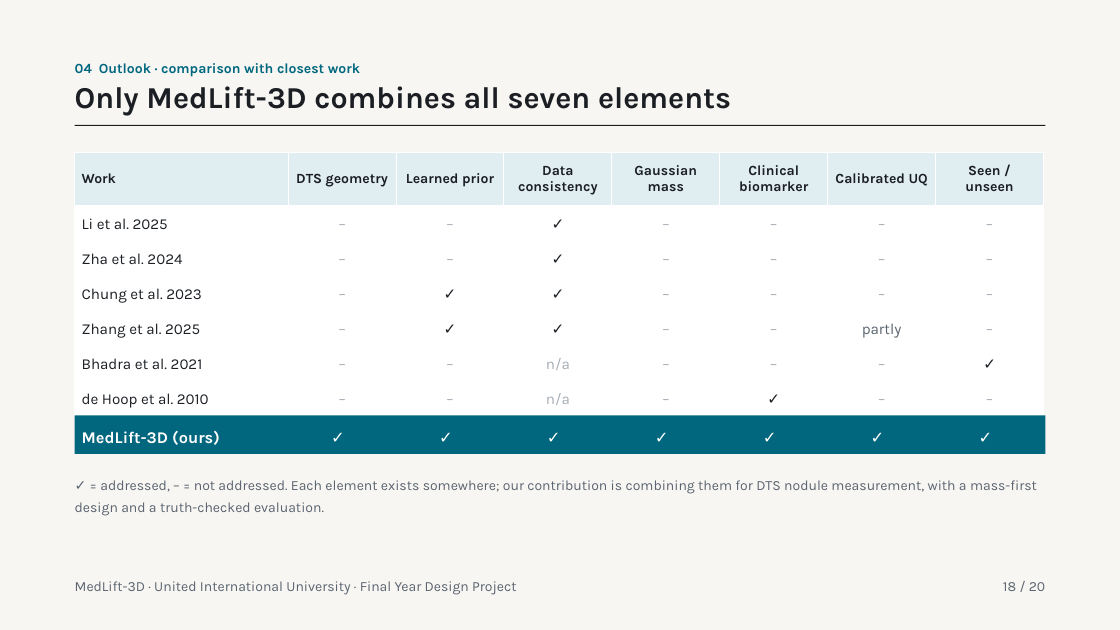
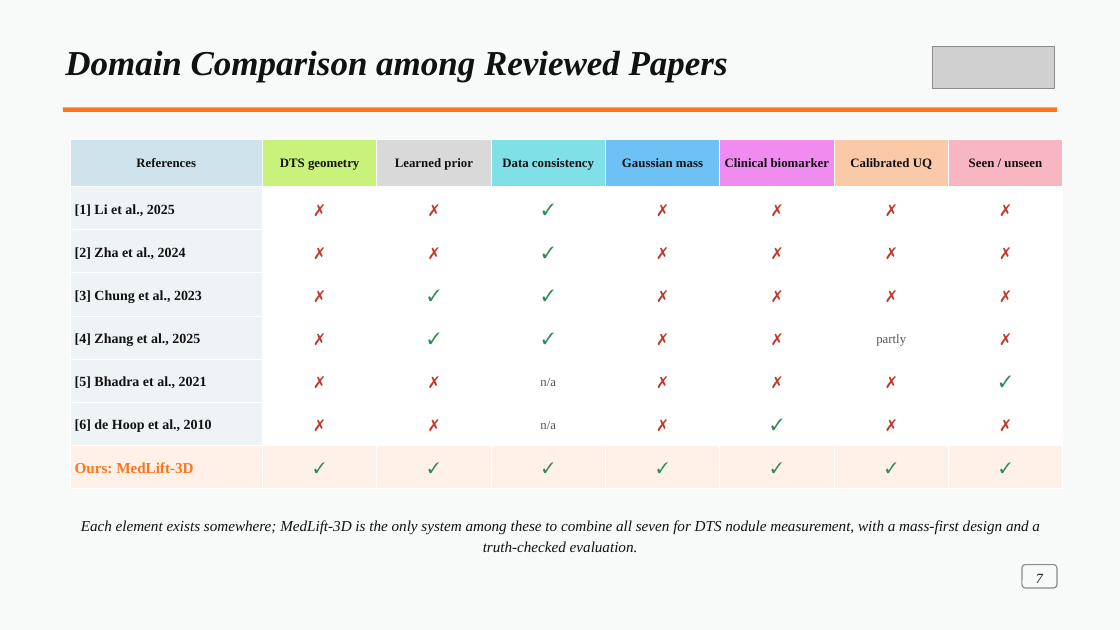
Before and after one commit to tcsquanta/medlift3d, a slide deck: slide 11 of report/MedLift3D_Defense.pptx (slide 18 before the commit). Drawn at 1120x630 pixels with LibreOffice and Linux fonts; fonts in the diff are those of the drawing; grey boxes stand for pictures. Boxes give left, top, right and bottom in pixels: in the first picture for what was removed or moved away, otherwise in the second. Text is boxed around its words. In the diff, an @@ line names an element or a change of style, - is before the commit and + after.

```diff
--- a/report/MedLift3D_Defense.pptx
+++ b/report/MedLift3D_Defense.pptx
@@ background #F7F6F2 to #F8F9F9 @@
@@ text added at (x1=65, y1=50, x2=728, y2=82), 30 pt, text #111111, bold, italic @@
+Domain Comparison among Reviewed Papers
@@ picture added at (x1=933, y1=46, x2=1055, y2=88) @@
@@ text removed at (x1=75, y1=63, x2=360, y2=77) @@
-04 Outlook · comparison with closest work
@@ text removed at (x1=75, y1=86, x2=731, y2=116) @@
-Only MedLift-3D combines all seven elements
@@ rectangle resized from (x1=75, y1=125, x2=1046, y2=126) to (x1=63, y1=108, x2=1057, y2=113) @@
@@ rectangle at (x1=63, y1=108, x2=1057, y2=113): fill #1B1F24 to #FF751F @@
@@ table at (x1=70, y1=140, x2=1062, y2=489) @@
-row 1: Work | DTS geometry | Learned prior | Data consistency | Gaussian mass | Clinical biomarker | Calibrated UQ | Seen / unseen
-row 2: Li et al. 2025 | – | – | ✓ | – | – | – | –
-row 3: Zha et al. 2024 | – | – | ✓ | – | – | – | –
-row 4: Chung et al. 2023 | – | ✓ | ✓ | – | – | – | –
-row 5: Zhang et al. 2025 | – | ✓ | ✓ | – | – | partly | –
-row 6: Bhadra et al. 2021 | – | – | n/a | – | – | – | ✓
-row 7: de Hoop et al. 2010 | – | – | n/a | – | ✓ | – | –
+row 1: References | DTS geometry | Learned prior | Data consistency | Gaussian mass | Clinical biomarker | Calibrated UQ | Seen / unseen
+row 2: [1] Li et al., 2025 | ✗ | ✗ | ✓ | ✗ | ✗ | ✗ | ✗
+row 3: [2] Zha et al., 2024 | ✗ | ✗ | ✓ | ✗ | ✗ | ✗ | ✗
+row 4: [3] Chung et al., 2023 | ✗ | ✓ | ✓ | ✗ | ✗ | ✗ | ✗
+row 5: [4] Zhang et al., 2025 | ✗ | ✓ | ✓ | ✗ | ✗ | partly | ✗
+row 6: [5] Bhadra et al., 2021 | ✗ | ✗ | n/a | ✗ | ✗ | ✗ | ✓
+row 7: [6] de Hoop et al., 2010 | ✗ | ✗ | n/a | ✗ | ✓ | ✗ | ✗
+row 8: Ours: MedLift-3D | ✓ | ✓ | ✓ | ✓ | ✓ | ✓ | ✓
@@ table resized from (x1=75, y1=153, x2=1041, y2=415) to (x1=70, y1=140, x2=1062, y2=489) @@
@@ group removed at (x1=75, y1=415, x2=1046, y2=454): 8 texts, 1 rectangle @@
-MedLift-3D (ours)
-✓
-✓
-✓
-✓
-✓
-✓
-✓
@@ text at (x1=81, y1=520, x2=1040, y2=552): text changed; size 12 to 13 pt; font Karla to Times New Roman; text colour #5B6470 to #111111; italic on @@
-✓ = addressed, – = not addressed. Each element exists somewhere; our contribution is combining them for DTS nodule measurement, with a mass-first design and a truth-checked evaluation.
+Each element exists somewhere; MedLift-3D is the only system among these to combine all seven for DTS nodule measurement, with a mass-first design and a truth-checked evaluation.
@@ rounded rectangle added at (x1=1023, y1=565, x2=1058, y2=588), outline #8A8A8A 1 pt @@
@@ text removed at (x1=75, y1=581, x2=516, y2=595) @@
-MedLift-3D · United International University · Final Year Design Project
@@ text removed at (x1=1003, y1=582, x2=1045, y2=591) @@
-18 / 20
@@ text added at (x1=1036, y1=573, x2=1043, y2=583), 12 pt, text #111111, italic @@
+7
```
Also in this commit, not shown: 14 other slides changed, 17 slides added, 5 slides removed.
